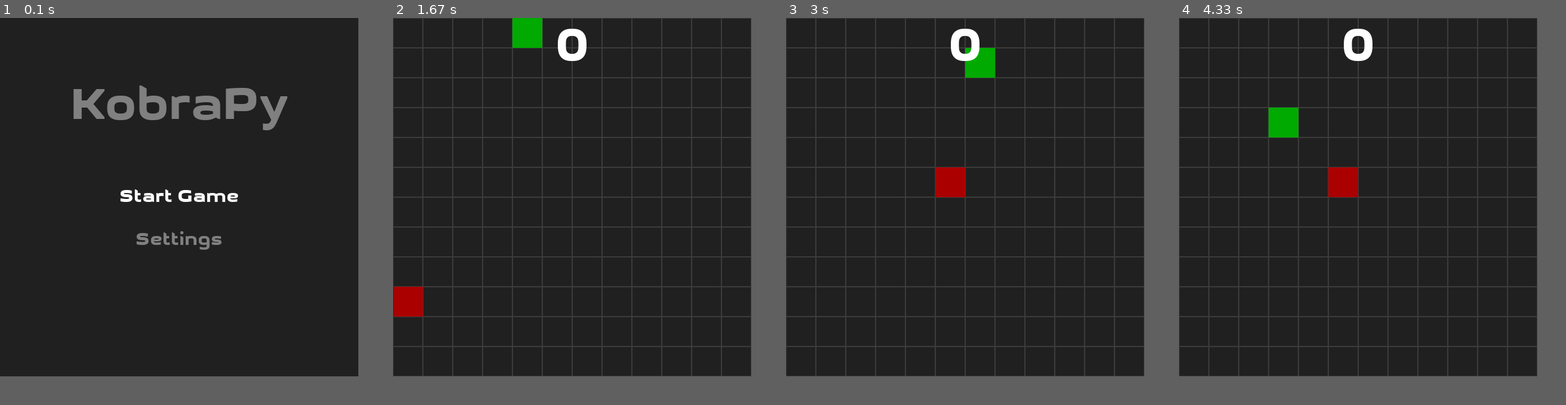
Above: before the commit, frames 1-4 (left to right).
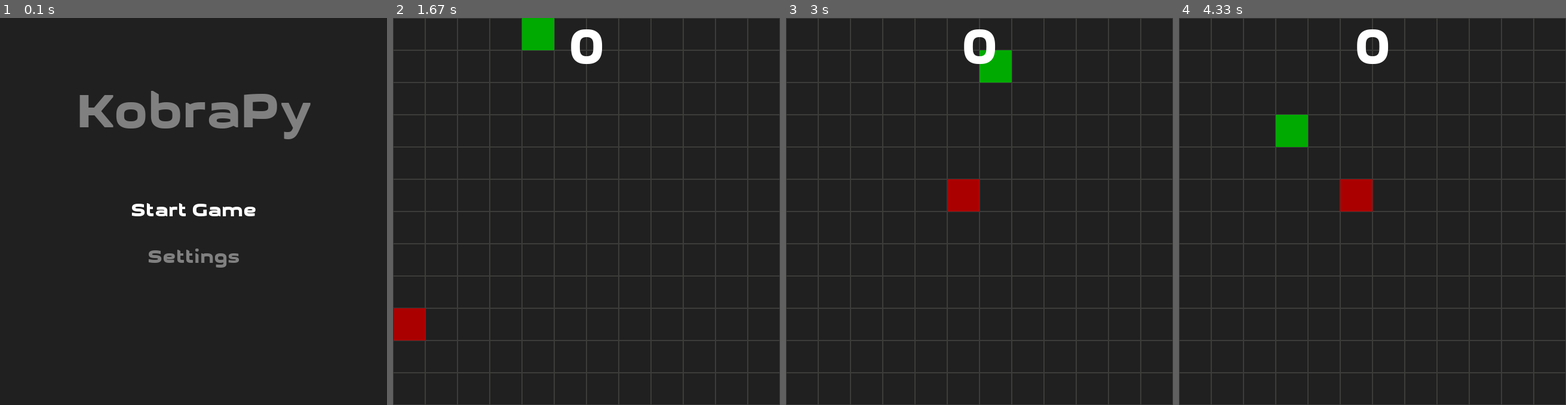
Above: after the commit, the same moments.

Repository: fossguild/naja
Game: pygame game, started from kobra.py
Two runs of this game, one before a commit and one after it. Both use one fixed random seed, a clock stepped at 60 frames per second and the inputs below.
Inputs:
- Up to frame 1 (0.1 s): no input
- Up to frame 2 (1.67 s): tap Enter at 0.33, 1.03 s; tap M at 0.67 s; hold Up from 1.37 s (still down)
- Up to frame 3 (3 s): release Up at 1.83 s; tap Enter at 1.87 s
- Up to frame 4 (4.33 s): hold Left 3.02-3.63 s; hold Down from 3.67 s (still down)
In our replay, the window is 600x600 before the commit and 648x648 after it. These sizes can differ from the game's own. Grey fills any space a smaller window leaves; there, only what the larger window draws over its background counts as a difference.

The runs differ from the first frame. In frame 1, 5.0% of the frame differs, in the area x 18-81%, y 17-65%; in frame 2, 15%, in the area x 0-100%, y 0-100%; in frame 3, 15%; in frame 4, 15%.

Commit message:
feat: add visual refinements
Changes include:
- Adjusted title font size and layout to prevent overlap
- Simplified apple spawning using  on grid
- Minor comment and naming fixes for clarity (grid/cell terminology)

Diff:
--- a/kobra.py
+++ b/kobra.py
@@ -57,12 +57,12 @@
 CLOCK_TICKS = 4  # How fast the snake moves.
 
 ##
-## Settings (existing features only) and menu helpers
-##
-
-# Central settings used by the menu; only existing features here.
+## Settings and menu helpers
+##
+
+# Central settings used by the menu;
 SETTINGS = {
-    "grid_size": 50,  # current GRID_SIZE
+    "cells_per_side": WIDTH // GRID_SIZE,
     "initial_speed": 4.0,  # current CLOCK_TICKS
     "max_speed": 20.0,  # current speed clamp at apple pickup
     "death_sound": True,  # toggle death sound playback
@@ -70,13 +70,12 @@
 
 # Declarative menu fields.
 MENU_FIELDS = [
-    {
-        "key": "grid_size",
-        "label": "Grid size",
-        "type": "int",
-        "min": 10,
-        "max": 100,
-        "step": 5,
+    {"key": "cells_per_side",
+     "label": "Cells per side",
+     "type": "int",
+     "min": 10,
+     "max": 60,
+     "step": 1
     },
     {
         "key": "initial_speed",
@@ -94,7 +93,11 @@
         "max": 60.0,
         "step": 1.0,
     },
-    {"key": "death_sound", "label": "Death Sound", "type": "bool"},
+    {
+        "key": "death_sound",
+        "label": "Death Sound",
+        "type": "bool"
+    },
 ]
 
 # Effective runtime values (hydrated by apply_settings).
@@ -108,6 +111,10 @@
 
 ## Format a setting value for display.
 def _fmt_setting_value(field, value):
+    if field["key"] == "cells_per_side":
+        requested = int(value)
+        actual = WIDTH // GRID_SIZE
+        return f"{requested} × {requested}" if requested == actual else f"{requested} × {requested} (cur: {actual})"
     if isinstance(value, bool):
         return "On" if value else "Off"
     if isinstance(value, float):
@@ -119,13 +126,15 @@
 def _draw_settings_menu(selected_index: int) -> None:
     arena.fill(ARENA_COLOR)
 
-    title = BIG_FONT.render("Settings", True, MESSAGE_COLOR)
-    arena.blit(title, title.get_rect(center=(WIDTH / 2, HEIGHT / 8)))
+    title_font = pygame.font.Font("assets/font/GetVoIP-Grotesque.ttf", int(WIDTH / 10))
+    title = title_font.render("Settings", True, MESSAGE_COLOR)
+    title_rect = title.get_rect(center=(WIDTH / 2, HEIGHT / 10))
+    arena.blit(title, title_rect)
 
     # spacing and scroll parameters
     visible_rows = int(HEIGHT * 0.75 // (HEIGHT * 0.07))
     top_index = max(0, selected_index - visible_rows + 3)
-    padding_y = int(HEIGHT * 0.18)
+    padding_y = int(HEIGHT * 0.20)
     row_h = int(HEIGHT * 0.07)
 
     # draw visible rows
@@ -219,7 +228,13 @@
 
     old_grid = GRID_SIZE
 
-    GRID_SIZE = int(SETTINGS["grid_size"])
+    #GRID_SIZE = int(SETTINGS["grid_size"])
+
+    # Derive cell size from desired cells per side
+    desired_cells = max(10, int(SETTINGS["cells_per_side"]))
+    # Size each cell so that desired_cells fit within the safe dimension.
+    GRID_SIZE = max(8, safe_max_dimension // desired_cells)
+
     CLOCK_TICKS = float(SETTINGS["initial_speed"])
     MAX_SPEED = float(SETTINGS["max_speed"])
     DEATH_SOUND_ON = bool(SETTINGS["death_sound"])
@@ -239,7 +254,7 @@
     if reset_objects:
         try:
             globals()["snake"] = Snake()
-            globals()["apple"] = Apple()
+            globals()["apple"] = Apple(snake)
             snake.speed = CLOCK_TICKS
         except NameError:
             # If called before classes/instances exist, ignore.
@@ -478,7 +493,7 @@
             self.speed = CLOCK_TICKS
 
             # Drop an apple
-            apple = Apple()
+            apple = Apple(self)
 
         # Move the snake.
 
@@ -505,19 +520,23 @@
 
 
 class Apple:
-    def __init__(self):
-        # Pick a random position within the game arena
-        self.x = random.randrange(0, WIDTH, GRID_SIZE)
-        self.y = random.randrange(0, HEIGHT, GRID_SIZE)
-
-        # Create an apple at that location
-        self.rect = pygame.Rect(self.x, self.y, GRID_SIZE, GRID_SIZE)
-
-    # This function is called each interation of the game loop
-
+    def __init__(self, snake):
+        # Keep trying until we find a free grid cell (not on the snake).
+        while True:
+            self.x = random.randrange(0, WIDTH, GRID_SIZE)
+            self.y = random.randrange(0, HEIGHT, GRID_SIZE)
+            self.rect = pygame.Rect(self.x, self.y, GRID_SIZE, GRID_SIZE)
+
+            head_free = not (self.x == snake.head.x and self.y == snake.head.y)
+            tail_free = all((self.x != seg.x or self.y != seg.y) for seg in snake.tail)
+            if head_free and tail_free:
+                break
+
+    # This function is called each iteration of the game loop
     def update(self):
-        # Drop the apple
+        # Draw the apple
         pygame.draw.rect(arena, APPLE_COLOR, self.rect)
+
 
 
 ##
@@ -537,7 +556,7 @@
 ##
 start_menu()  # blocks until user picks "Start Game"
 snake = Snake()  # create with the final, chosen GRID_SIZE
-apple = Apple()
+apple = Apple(snake)
 
 ##
 ## Main loop
@@ -612,7 +631,7 @@
         snake.got_apple = True
         snake.speed = min(snake.speed * 1.1, MAX_SPEED)  # Increase speed
         # print(f"[APPLE] Speed increased to: {snake.speed:.2f}")
-        apple = Apple()
+        apple = Apple(snake)
 
     # Update display and move clock.
     pygame.display.update()
